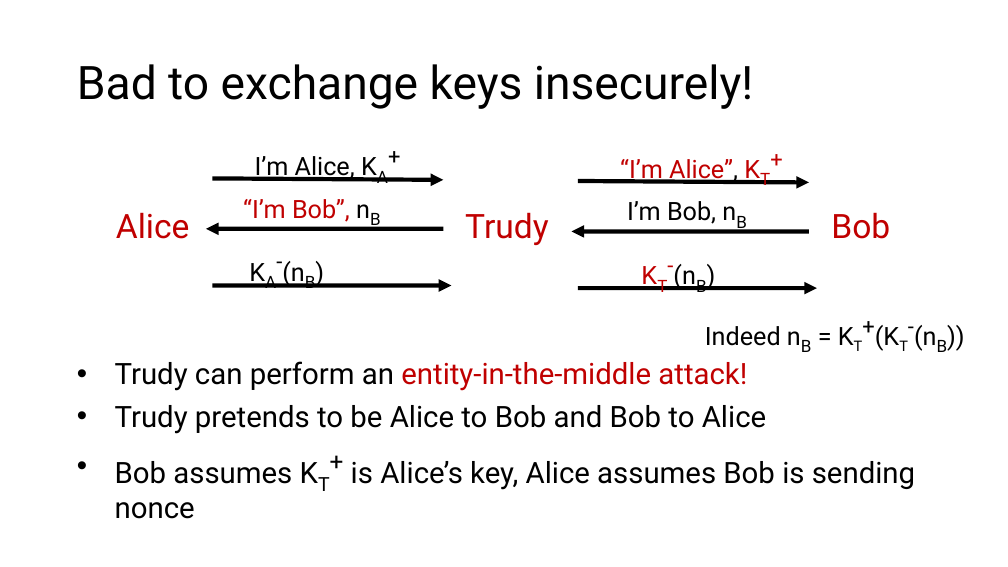
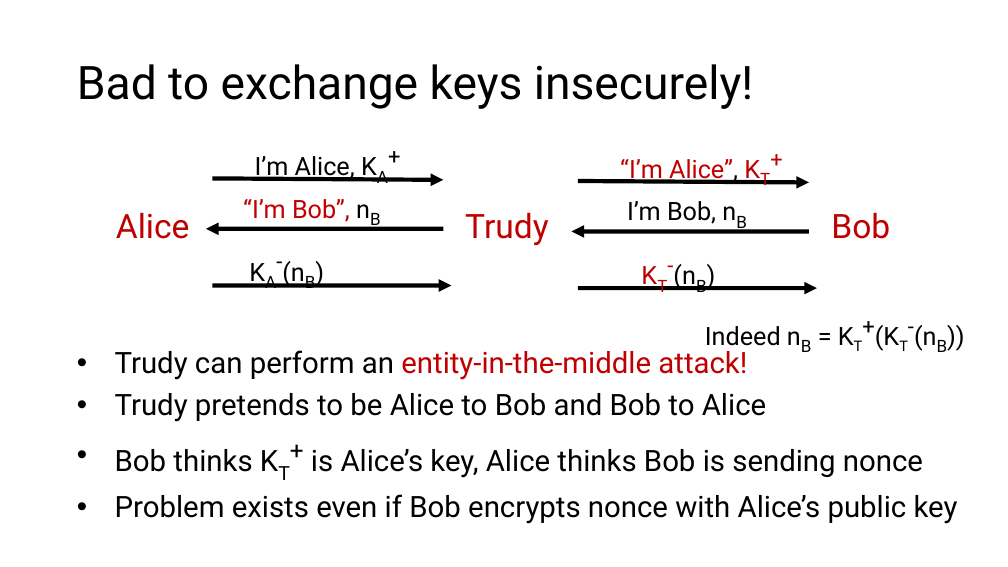
Before and after one commit to ngsrinivas/coursegen, a slide deck: slide 30 of ex/352-S21/staging/352-S21/lectures/security-public-key-crypto.pptx. Drawn at 1008x567 pixels with LibreOffice and Linux fonts; fonts in the diff are those of the drawing. Boxes give left, top, right and bottom in pixels: in the first picture for what was removed or moved away, otherwise in the second. Text is boxed around its words. In the diff, an @@ line names an element or a change of style, - is before the commit and + after.

Commit message:
Modified public key crypto lectures

```diff
--- a/ex/352-S21/staging/352-S21/lectures/security-public-key-crypto.pptx
+++ b/ex/352-S21/staging/352-S21/lectures/security-public-key-crypto.pptx
@@ text "Trudy can perform an entity-in-the-middle ...": place and size @@
-text "Trudy can perform an entity-in-the-middle ..." at (115, 361, 915, 519)
+text "Trudy can perform an entity-in-the-middle ..." at (115, 350, 958, 524)
@@ text at (115, 449, 958, 524): text changed @@
-• Bob assumes KT+ is Alice’s key, Alice assumes Bob is sending nonce
+• Bob thinks KT+ is Alice’s key, Alice thinks Bob is sending nonce
+• Problem exists even if Bob encrypts nonce with Alice’s public key
```
Also in this commit, not shown: 4 other slides changed, 2 other files.
